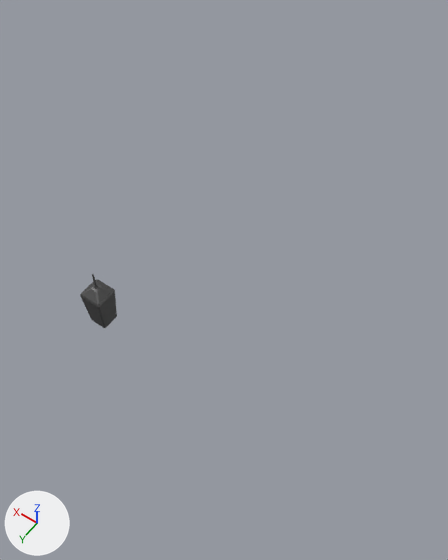
Two versions of the Blender file Assets/ModeIs/moneytower1.blend, one commit apart.
The view is the same before and after, from a 50 mm camera at (-31.9, 23.0, 53.2) aimed at (-13.5, -2.8, 12.7). The axes (+X, +Y, +Z) are drawn at lower left. The lights are the same throughout.
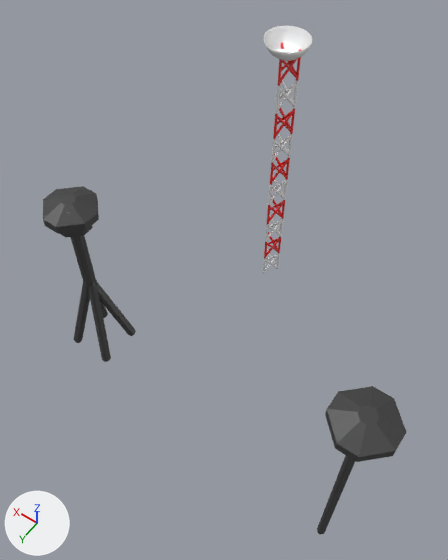
Location of each change, (x1, y1, x2, y2) in pixels of the pictures (448 x 560 px):
'Cube.002', added: after (317, 386, 406, 534)
'Cylinder.006', added: after (263, 43, 302, 274)
    faces in mat_material_038 (red #e70000): (264, 43, 302, 259)
    faces in mat_material_037 (white #e7e7e7): (263, 80, 298, 274)
'Cube.003', added: after (43, 186, 99, 237)
'Cube', reshaped, moved, rescaled: before (80, 274, 117, 328); after (70, 235, 96, 288)
'Cube.001', added (black): after (74, 279, 136, 362)
'Sphere', added: after (264, 26, 312, 61)

Edits to the bpy script that builds the scene:
```text
Change me_cube_043:
    remove me_cube_043.from_pydata(...)  # 71 vertices, 75 faces; spans x -1.29..1.29, y -1.29..1.29, z -1.0..6.44
    remove me_cube_043.materials.append(mat_material_036)  # black #3b3b3b
    add me_cube_043.from_pydata(...)  # 16 vertices, 10 faces; spans x -1.0..1.0, y -1.0..1.0, z -1.0..11.9
    me_cube_043 part 1: the whole mesh is rebuilt
    add me_cube_043.materials.append(mat_material_002)  # black #3f3f3f
Change ob_cube:
    ob_cube.location: (0.0, 0.0, 0.0) -> (-1.87, 1.84, 9.06)
    ob_cube.scale: (1.0, 1.0, 1.0) -> (0.57, 0.57, 0.57)
Add ob_sphere:
    ob_sphere = bpy.data.objects.new('Sphere', me_sphere)  # 450 vertices, 480 faces; spans x -1.82..0.14, y -0.98..0.98, z -0.95..-0.15
    ob_sphere.location = (-9.59, -14.26, 28.26)
    ob_sphere.rotation_euler = (-0.000985, -0.00804, 0.00652)  # degrees (-0.1, -0.5, 0.4)
    ob_sphere.scale = (1.84, 1.84, 1.84)
Add ob_cylinder_006:
    ob_cylinder_006 = bpy.data.objects.new('Cylinder.006', me_cylinder_006)  # 432 vertices, 252 faces; spans x -1.0..15.4, y -1.0..13.7, z -1.0..3.0; in mat_material_037 (white #e7e7e7), mat_material_038 (red #e70000); modifiers ARRAY
    ob_cylinder_006.location = (-11.95, -14.83, 2.33)
    ob_cylinder_006.scale = (0.11, 0.11, 1.31)
Add ob_cube_003:
    ob_cube_003 = bpy.data.objects.new('Cube.003', me_cube_003)  # 56 vertices, 50 faces; spans x -6.5..6.5, y -6.5..6.5, z 11.09..14.11; in mat_material_032 (black #3f3f3f)
    ob_cube_003.location = (-1.94, 1.81, -1.83)
    ob_cube_003.scale = (0.346, 0.346, 1.48)
Add ob_cube_002:
    ob_cube_002 = bpy.data.objects.new('Cube.002', me_cube_002)  # 56 vertices, 50 faces; spans x -6.5..6.5, y -6.5..6.5, z -1.0..14.1; in mat_material_029 (black #3f3f3f)
    ob_cube_002.location = (-29.42, 5.11, -0.77)
    ob_cube_002.scale = (0.346, 0.346, 1.48)
Add ob_cube_001:
    ob_cube_001 = bpy.data.objects.new('Cube.001', me_cube_001)  # 16 vertices, 10 faces; spans x -1.0..1.0, y -1.0..1.0, z -1.0..22.0; in mat_material_006 (black #3f3f3f); modifiers MIRROR, MIRROR
    ob_cube_001.location = (0.0, 0.0, 0.0)
    ob_cube_001.rotation_euler = (0.0118, -0.279, -0.89)  # degrees (0.7, -16, -51)
    ob_cube_001.scale = (0.42, 0.42, 0.42)
```
